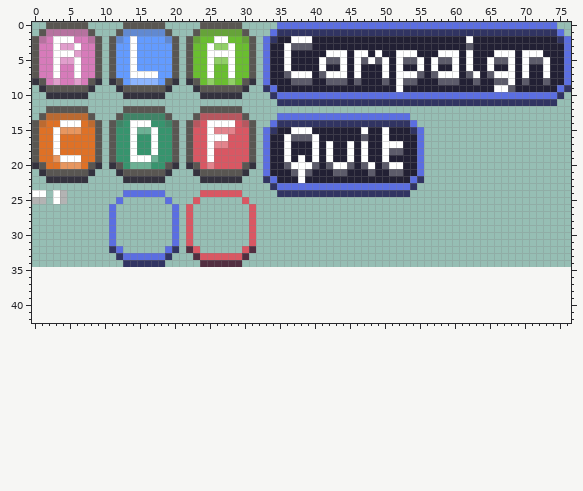
Sprite sheet -- assets/tiles.png. Above is the file before it was changed.
The file is 77x35 pixels. The old version is drawn lined up with the new one, on the new canvas.
After:
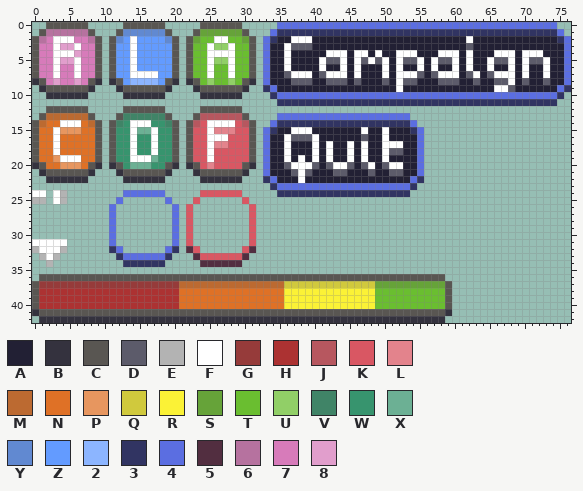
Palette (. is transparent): A #222034  B #34323e  C #595652  D #5c5b6a  E #b3b3b3  F #ffffff  G #963b3a  H #ac3232  J #b7575f  K #d95763  L #e3838c  M #bc6a31  N #df7126  P #e7965f  Q #d0c93d  R #fbf236  S #66a339  T #6abe30  U #91cf67  V #408467  W #37946e  X #6cb094  Y #6189d1  Z #639bff  2 #8cb5ff  3 #313462  4 #5b6ee1  5 #522e40  6 #b6729f  7 #d77bba  8 #e19ecc
Changes in this commit:
{"change": "canvas 77x35 -> 77x43"}
{"y":31,"x":0,"old":".....","new":"FFFFF"}
{"y":32,"x":0,"old":".....","new":"EFFFE"}
{"y":33,"x":1,"old":"...","new":"EFE"}
{"y":34,"x":2,"old":".","new":"E"}
{"y":36,"x":1,"old":"..........................................................","new":"CCCCCCCCCCCCCCCCCCCCCCCCCCCCCCCCCCCCCCCCCCCCCCCCCCCCCCCCCC"}
{"y":37,"x":0,"old":"............................................................","new":"CGGGGGGGGGGGGGGGGGGGGMMMMMMMMMMMMMMMQQQQQQQQQQQQQSSSSSSSSSSC"}
{"y":38,"x":0,"old":"............................................................","new":"CHHHHHHHHHHHHHHHHHHHHNNNNNNNNNNNNNNNRRRRRRRRRRRRRTTTTTTTTTTC"}
{"y":39,"x":0,"old":"............................................................","new":"CHHHHHHHHHHHHHHHHHHHHNNNNNNNNNNNNNNNRRRRRRRRRRRRRTTTTTTTTTTC"}
{"y":40,"x":0,"old":"............................................................","new":"CHHHHHHHHHHHHHHHHHHHHNNNNNNNNNNNNNNNRRRRRRRRRRRRRTTTTTTTTTTC"}
{"y":41,"x":0,"old":"............................................................","new":"BCCCCCCCCCCCCCCCCCCCCCCCCCCCCCCCCCCCCCCCCCCCCCCCCCCCCCCCCCCB"}
{"y":42,"x":1,"old":"..........................................................","new":"BBBBBBBBBBBBBBBBBBBBBBBBBBBBBBBBBBBBBBBBBBBBBBBBBBBBBBBBBB"}
{"label":"added","picture_box":[32,239,452,323]}
